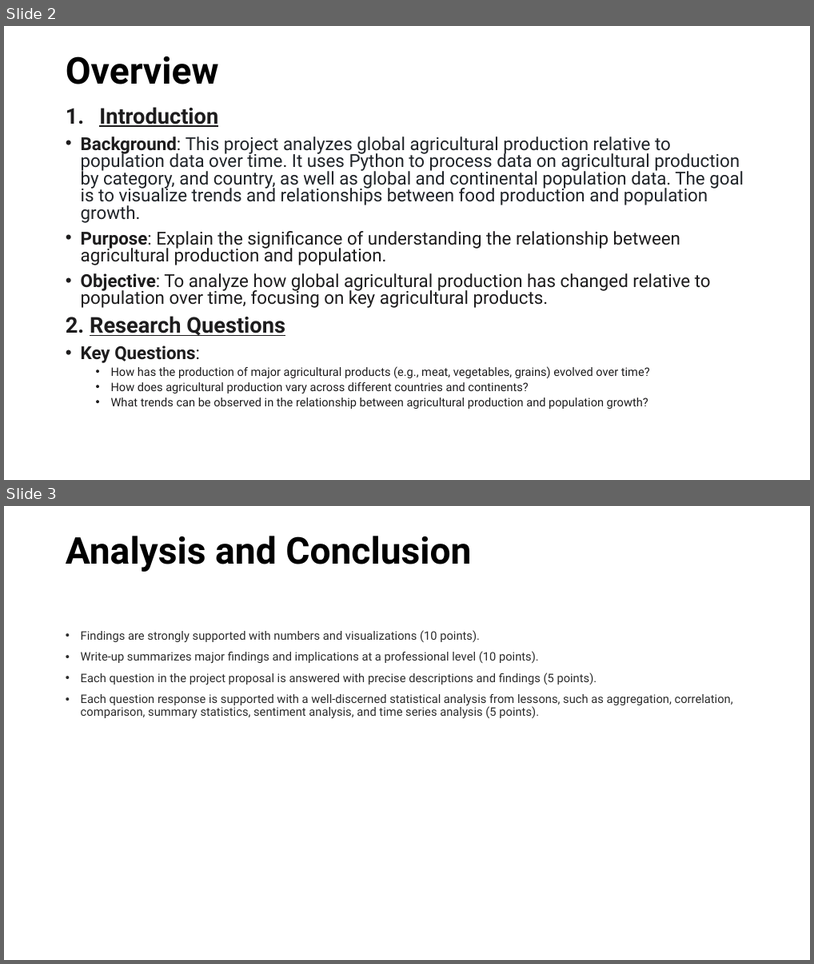
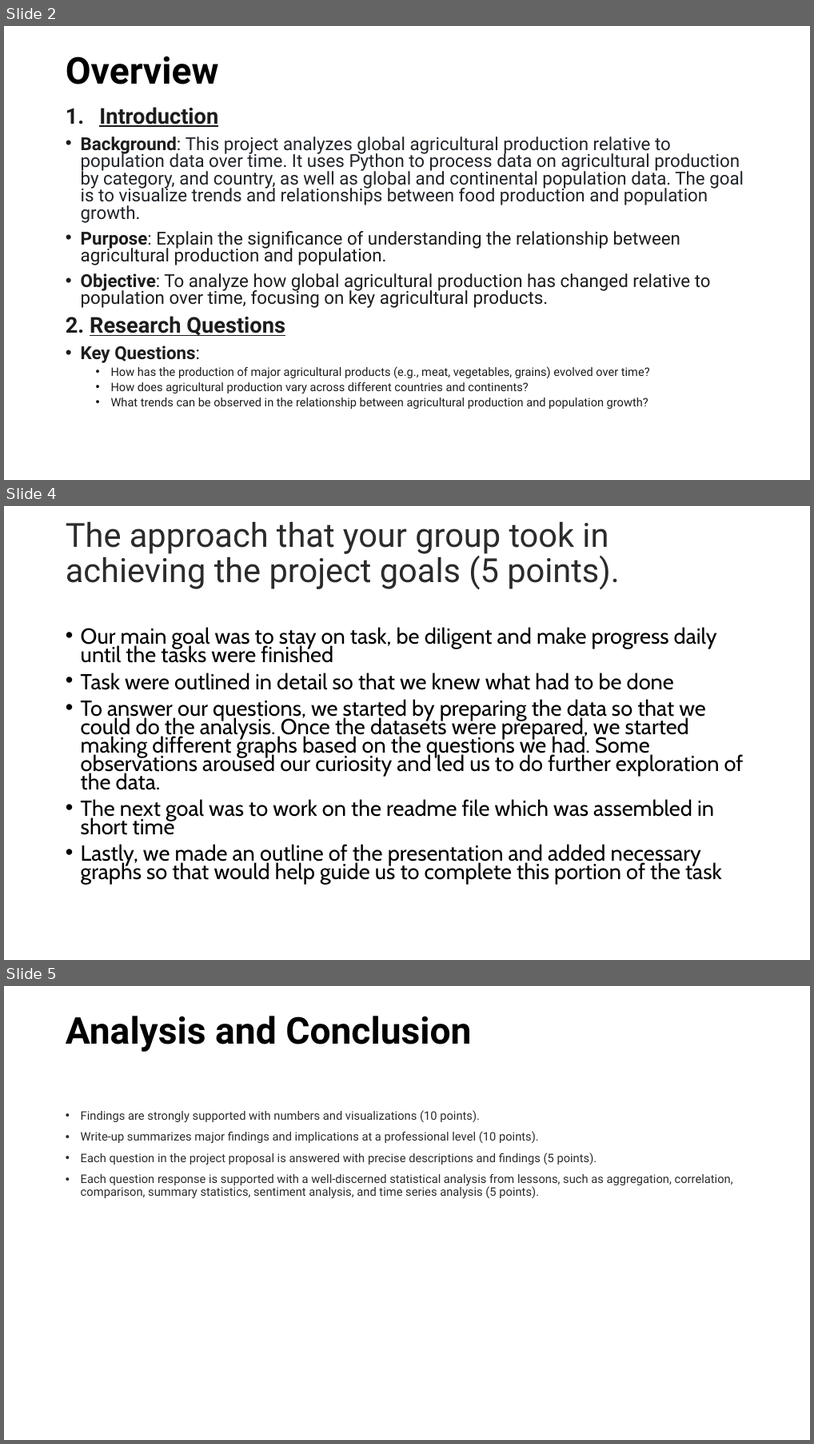
Before and after one commit to Corey-Holton/Project1, a slide deck: Corey/Group Project.pptx. Shown one above the other, each under a label of ours: slides 2 and 3 before the commit, slides 2, 4 and 5 after it; the slides between them are not shown. The pictures are 814x964 and 814x1444 pixels, drawn with LibreOffice and Linux fonts; fonts in the diff are those of the drawing. Boxes give left, top, right and bottom in pixels: in the first picture for what was removed or moved away, otherwise in the second. Text is boxed around its words. In the diff, an @@ line names an element or a change of style, - is before the commit and + after.

```diff
--- a/Corey/Group Project.pptx
+++ b/Corey/Group Project.pptx
@@ slide 4 added at [4, 506, 810, 960], background #FFFFFF @@
@@ title added at [66, 522, 620, 590], 39.6 pt, text #2B2B2B @@
+The approach that your group took in achieving the project goals (5 points).
@@ text added at [81, 627, 744, 884], 25.9 pt, text #000000 @@
+• Our main goal was to stay on task, be diligent and make progress daily until the tasks were finished
+• Task were outlined in detail so that we knew what had to be done
+• To answer our questions, we started by preparing the data so that we could do the analysis. Once the datasets were prepared, we started making different graphs based on the questions we had. Some observations aroused our curiosity and led us to do further exploration of the data.
+• The next goal was to work on the readme file which was assembled in short time
+• Lastly, we made an outline of the presentation and added necessary graphs so that would help guide us to complete this portion of the task
@@ what was slide 3 is now slide 5 @@
```
Also in this commit, not shown: 2 slides changed, 2 other slides added, 1 slide removed, 1 other file.
